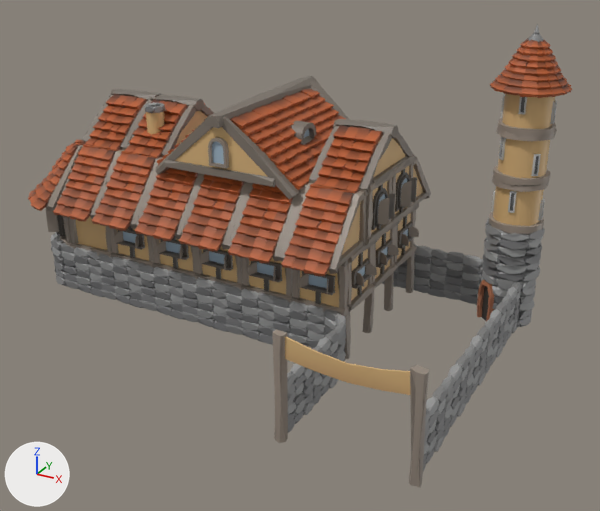
A saved change to the FBX model Assets/Models/Buildings/big_building2.fbx.
Both versions are drawn from a 50 mm camera at (0.169, -0.184, 0.361) aimed at (-0.149, 0.393, 0.073). The lights are fixed; the arrows at lower left show +X, +Y and +Z. The first picture is the older version. Where no turn or scale is listed for an object, it has been applied to the vertices. Vertices at exactly the same position are counted once.

Before the edit, the objects in view are built like this:
```python
me_mesh = bpy.data.meshes.new('Mesh')
me_mesh.from_pydata(...)  # 27797 vertices, 22474 faces; spans x -0.238..0.238, y -0.154..0.154, z 0.0..0.265
me_mesh.materials.append(mat_lambert1)  # picture img_gradientsblur_png
ob_big_building2 = bpy.data.objects.new('big_building2', me_mesh)
ob_big_building2.location = (-0.1997, 0.394, 0.0)
```
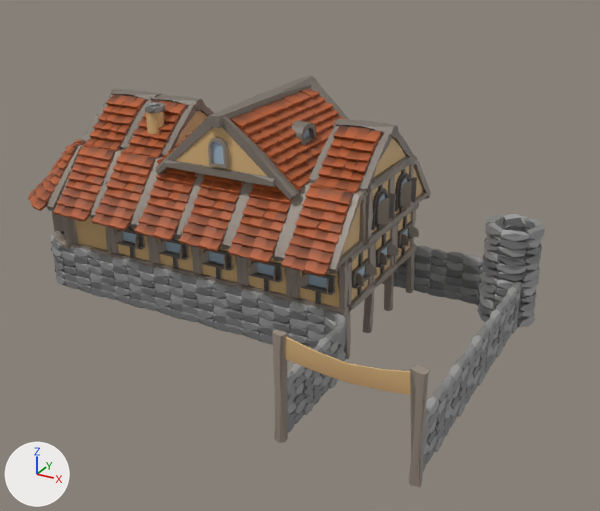
Where the newer file only moved an object's origin or applied its transform, the numbers keep the older frame.

Boxes (x1, y1, x2, y2) around the edits, measured in the pictures (600 x 511 px; the box of a moved part takes in the faces that stretch with it):
'big_building2', reshaped (11% shorter)
    before: (28, 24, 572, 488)
    after: (28, 76, 545, 488)
part 1 of me_mesh, moved or reshaped
    before: (60, 236, 70, 246)
    after: (55, 231, 67, 249)
part 2 of me_mesh, added
    after: (495, 287, 524, 297)
part 3 of me_mesh, added
    after: (481, 277, 497, 293)
part 4 of me_mesh, added
    after: (518, 313, 535, 327)
part 5 of me_mesh, deleted (brown)
    before: (479, 24, 572, 321)
part 6 of me_mesh, moved or reshaped
    before: (387, 175, 536, 327)
    after: (388, 177, 539, 327)
part 7 of me_mesh, moved or reshaped
    before: (46, 209, 78, 289)
    after: (51, 211, 78, 289)

The change, as a diff of the scene's bpy script:
```diff
--- a/Assets/Models/Buildings/big_building2.fbx.py
+++ b/Assets/Models/Buildings/big_building2.fbx.py
@@ me_mesh @@
 # used by ob_big_building2; location = (-0.1997, 0.394, 0.0)
-me_mesh.from_pydata(...)  # 27797 vertices, 22474 faces; spans x -0.238..0.238, y -0.154..0.154, z 0.0..0.265
+me_mesh.from_pydata(...)  # 25899 vertices, 20862 faces; spans x -0.238..0.232, y -0.154..0.154, z 0.0..0.197
+# me_mesh part 1: the loose piece of 18 vertices spanning x -0.22..-0.182, y -0.037..0.001, z 0.043..0.051 is moved by (-0.004, -0.003, 0.0)
+# me_mesh part 2: the loose piece of 21 vertices spanning x 0.199..0.224, y 0.086..0.099, z 0.077..0.086 is copied, and the copy is moved by (0.0, 0.0, -0.046); it spans x 0.2..0.224, y 0.086..0.099, z 0.031..0.04
+# me_mesh part 3: the loose piece of 14 vertices spanning x 0.181..0.2, y 0.087..0.106, z 0.078..0.086 is copied, and the copy is moved by (0.0, 0.0, -0.046); it spans x 0.182..0.201, y 0.087..0.106, z 0.032..0.04
+# me_mesh part 4: the loose piece of 23 vertices spanning x 0.218..0.231, y 0.093..0.118, z 0.047..0.056 is copied, and the copy is moved by (0.0, 0.0, -0.046); it spans x 0.218..0.232, y 0.093..0.118, z 0.001..0.01
+# me_mesh part 5: 145 loose pieces with 1881 vertices, spanning x 0.173..0.238, y 0.078..0.143, z 0.0..0.265, are deleted
+# me_mesh part 6: 36 vertices moved from x 0.182..0.224, y 0.087..0.133, z 0.001..0.048 to x 0.182..0.227, y 0.087..0.133, z 0.001..0.047; 729 vertices removed from x 0.108..0.23, y 0.041..0.135, z 0.0..0.142; 538 vertices added at x 0.108..0.231, y 0.043..0.135, z 0.0..0.142
+# me_mesh part 7: 167 vertices moved from x -0.219..0.108, y -0.038..0.127, z 0.003..0.095 to x -0.22..0.108, y -0.039..0.127, z 0.003..0.095; 333 vertices removed from x -0.222..0.059, y -0.039..0.129, z 0.001..0.091; 332 vertices added at x -0.222..0.058, y -0.039..0.126, z 0.001..0.091
+# other edits to the shape of me_mesh do not show in these pictures
 me_mesh.materials.append(mat_lambert1)
```
